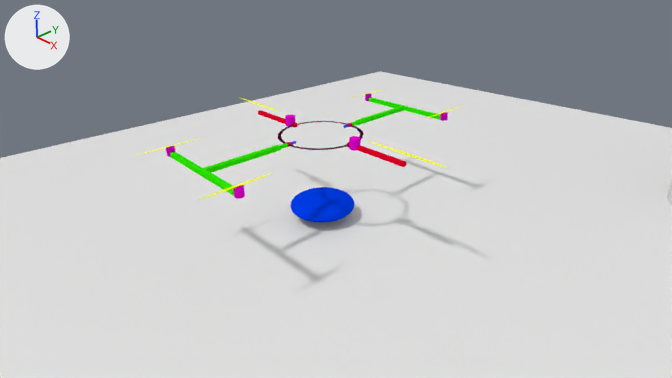
Renders of the Blender file orbadron.blend from each side of a commit.
The view is the same before and after, from the file's camera 'Camera'. Every picture has the same lights, and +X, +Y and +Z are marked at upper left. The same objects are shown in both versions, whatever each file hides.

The first picture shows 'Plane', 'mid', 'safe', 'x', 'y'.
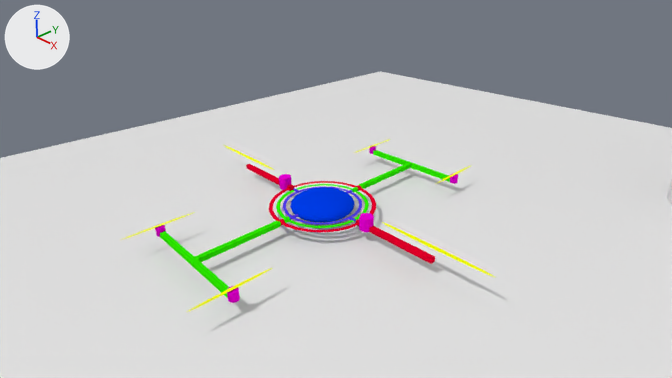
Changed parts and their boxes (x1, y1, x2, y2) in the pictures (672 x 378 px):
'y', moved, turned, rescaled: before (170, 97, 440, 196); after (160, 150, 450, 298)
'x', moved, turned, rescaled: before (258, 110, 406, 167); after (246, 164, 435, 264)
'mid', moved: before (278, 121, 364, 150); after (283, 186, 362, 224)
'Circle', moved, turned, rescaled: before (366, 140, 448, 168); after (382, 222, 495, 277)
'Cylinder', moved, turned, rescaled: before (349, 136, 361, 151); after (359, 213, 374, 232)
'Circle.003', moved, turned, rescaled: before (198, 173, 272, 200); after (187, 268, 272, 312)
'Cylinder.002', moved, turned, rescaled: before (233, 185, 245, 198); after (227, 286, 240, 303)
'Cylinder.001', moved, turned, rescaled: before (285, 115, 296, 127); after (279, 174, 292, 190)
'Circle.006', moved, turned, rescaled: before (134, 138, 199, 156); after (121, 212, 194, 240)
'Circle.001', moved, turned, rescaled: before (239, 97, 281, 112); after (224, 145, 274, 170)
'Cylinder.005', moved, turned, rescaled: before (166, 146, 176, 157); after (155, 224, 166, 237)
'Cylinder.003', moved, turned, rescaled: before (440, 112, 448, 121); after (450, 174, 458, 184)
'Circle.004', moved, turned, rescaled: before (428, 106, 460, 118); after (436, 165, 472, 184)
'Cylinder.004', moved, turned, rescaled: before (365, 93, 372, 101); after (369, 146, 376, 154)
'Circle.005', moved, turned, rescaled: before (352, 89, 383, 98); after (354, 139, 390, 153)

The change, as a list of edits to the scene's bpy script:
```text
Change ob_y:
    ob_y.location: (0.0, 0.0, 0.0) -> (0.0, 0.0, -1.85)
    ob_y.rotation_euler: (0.0, 0.0, 0.0) -> (-0.000851, 0.0, 0.0)  # degrees (0, 0, 0)
    ob_y.scale: (1.0, 1.0, 1.0) -> (1.16, 1.16, 1.16)
Change ob_x:
    ob_x.location: (0.0, 0.0, 0.0) -> (0.0, 0.0, -1.85)
    ob_x.rotation_euler: (0.0, 0.0, 0.0) -> (-0.000851, 0.0, 0.0)  # degrees (0, 0, 0)
    ob_x.scale: (1.0, 1.0, 1.0) -> (1.35, 1.35, 1.35)
Change ob_mid:
    ob_mid.location: (0.0, 0.0, 0.0) -> (0.0, 0.0, -1.85)
```
